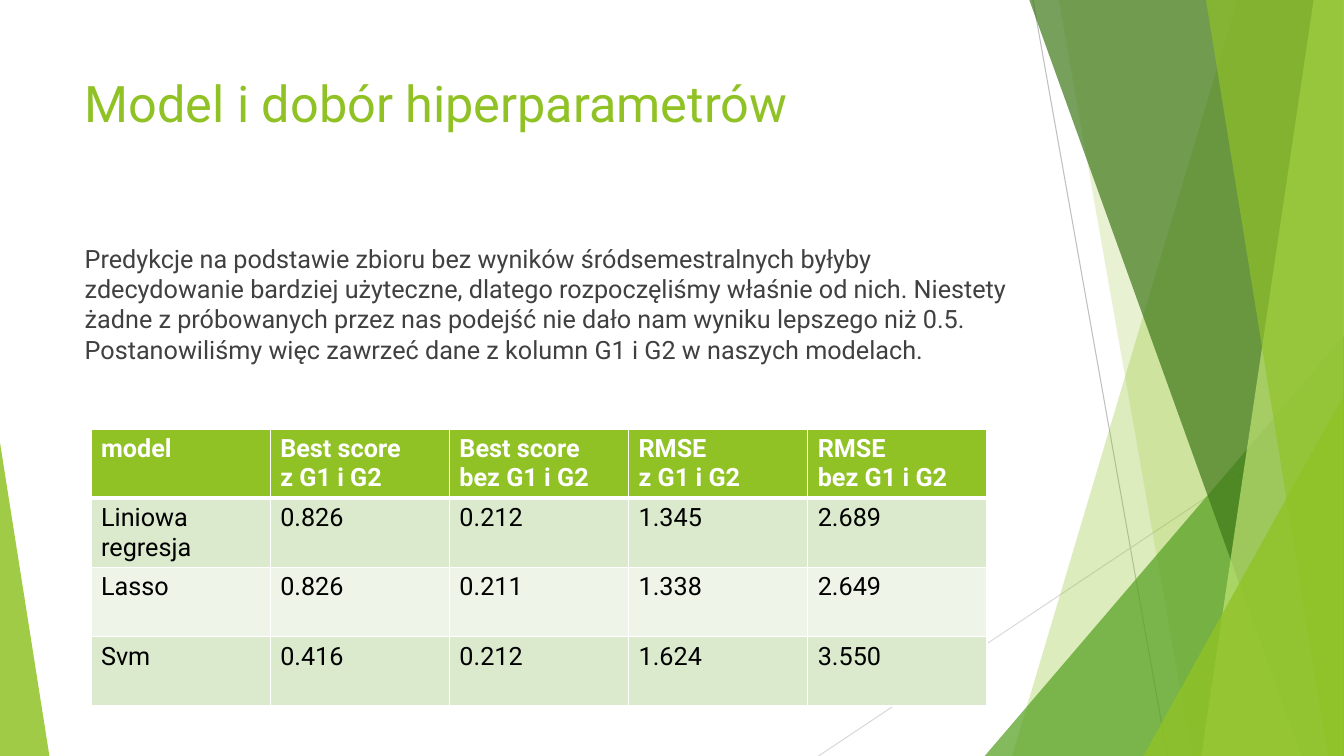
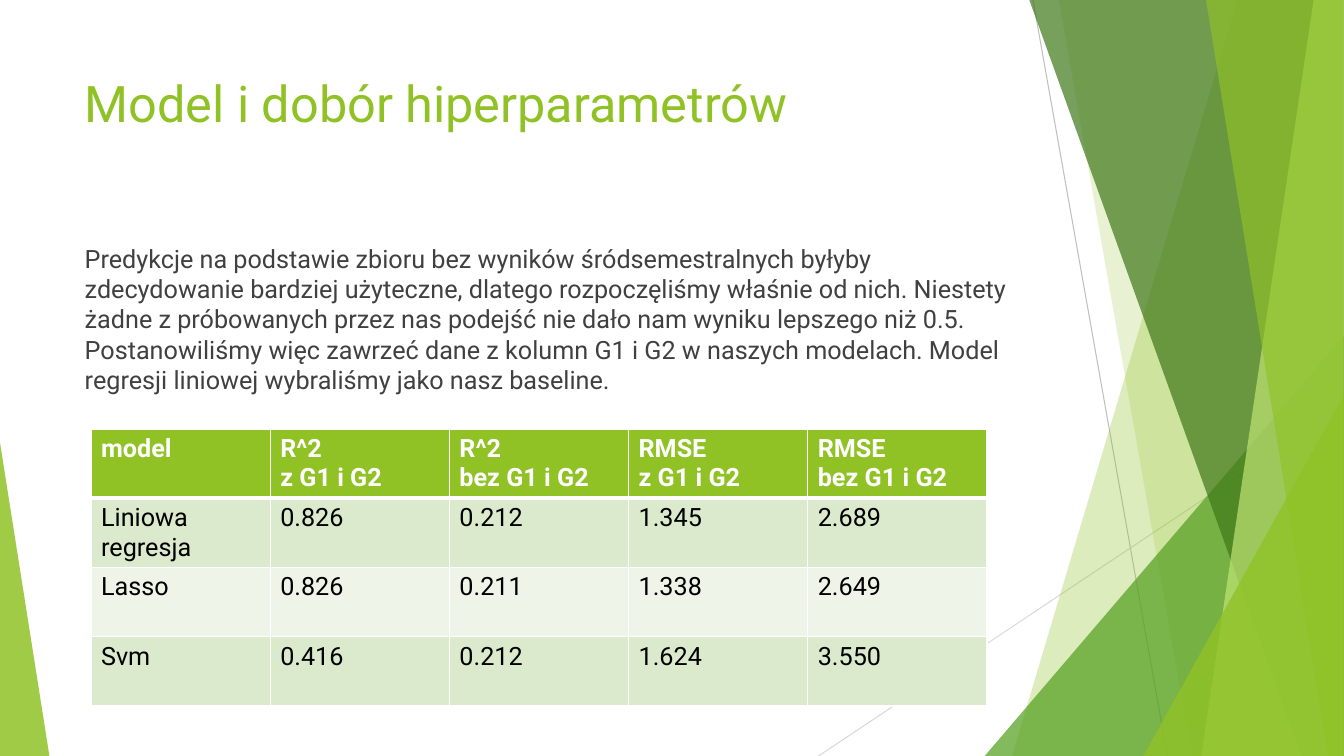
Before and after one commit to mini-pw/2021L-WUM, a slide deck: slide 11 of Projekty/Projekt1/Pawlikowski_Szmajdziński/wum-proj1.pptx. Drawn at 1344x756 pixels with LibreOffice and Linux fonts; fonts in the diff are those of the drawing. Boxes give left, top, right and bottom in pixels: in the first picture for what was removed or moved away, otherwise in the second. Text is boxed around its words. In the diff, an @@ line names an element or a change of style, - is before the commit and + after.

```diff
--- a/Projekty/Projekt1/Pawlikowski_Szmajdziński/wum-proj1.pptx
+++ b/Projekty/Projekt1/Pawlikowski_Szmajdziński/wum-proj1.pptx
@@ text at bbox=[85, 249, 1006, 395]: text changed @@
-Predykcje na podstawie zbioru bez wyników śródsemestralnych byłyby zdecydowanie bardziej użyteczne, dlatego rozpoczęliśmy właśnie od nich. Niestety żadne z próbowanych przez nas podejść nie dało nam wyniku lepszego niż 0.5. Postanowiliśmy więc zawrzeć dane z kolumn G1 i G2 w naszych modelach.
+Predykcje na podstawie zbioru bez wyników śródsemestralnych byłyby zdecydowanie bardziej użyteczne, dlatego rozpoczęliśmy właśnie od nich. Niestety żadne z próbowanych przez nas podejść nie dało nam wyniku lepszego niż 0.5. Postanowiliśmy więc zawrzeć dane z kolumn G1 i G2 w naszych modelach. Model regresji liniowej wybraliśmy jako nasz baseline.
@@ table at bbox=[91, 430, 988, 712] @@
-row 1, column 2: Best score / z G1 i G2
+row 1, column 2: R^2 / z G1 i G2
-row 1, column 3: Best score / bez G1 i G2
+row 1, column 3: R^2 / bez G1 i G2
```
Also in this commit, not shown: 3 other slides changed.
